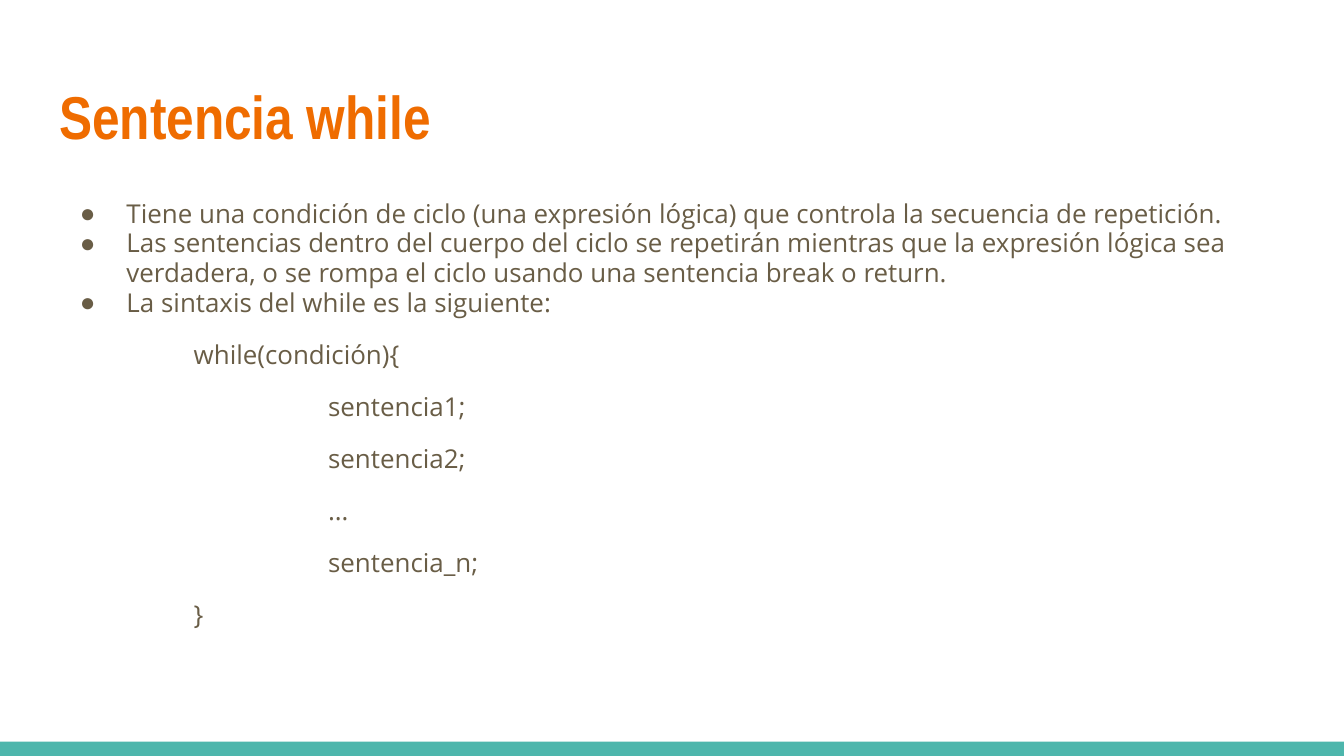
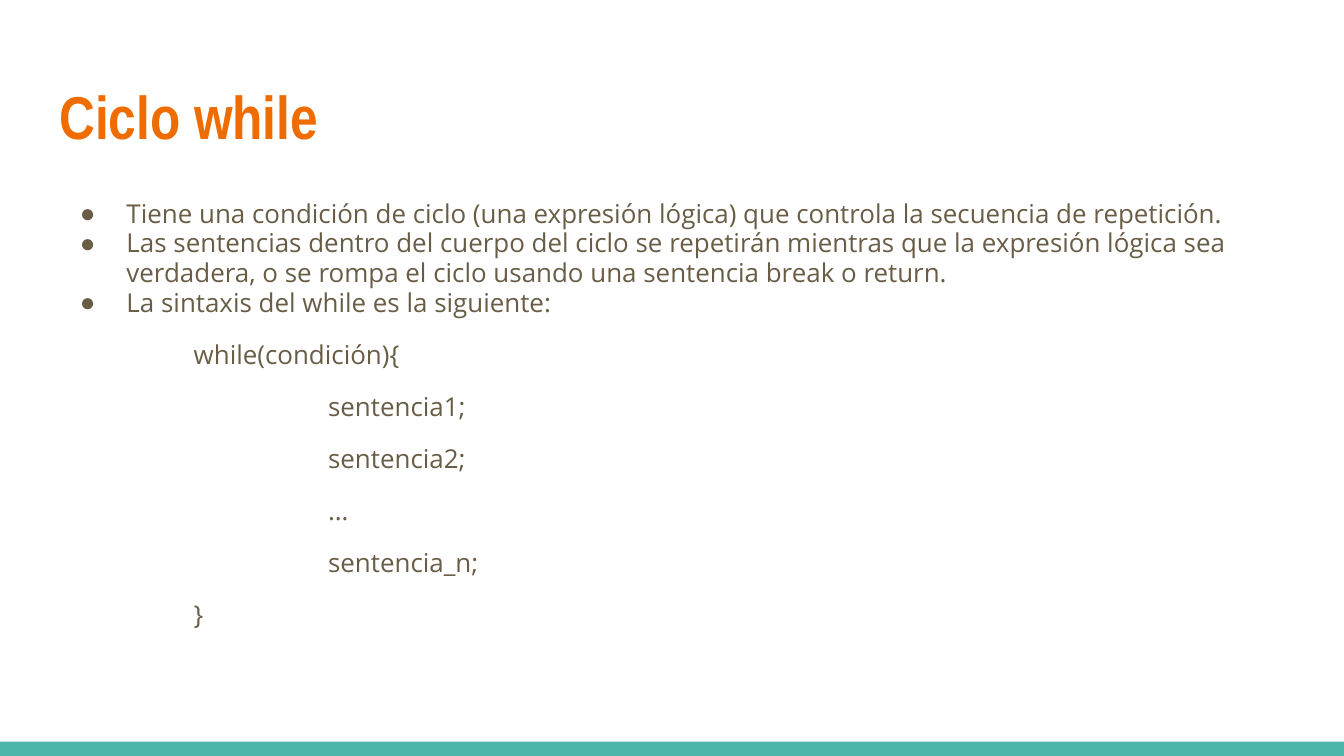
Before and after one commit to rayesro/BrunchyApp_POC, a slide deck: slide 39 of presentaciones/Programacion avanzada - 01 clase de repaso.pptx. Drawn at 1344x756 pixels with LibreOffice and Linux fonts; fonts in the diff are those of the drawing. Boxes give left, top, right and bottom in pixels: in the first picture for what was removed or moved away, otherwise in the second. Text is boxed around its words. In the diff, an @@ line names an element or a change of style, - is before the commit and + after.

```diff
--- a/presentaciones/Programacion avanzada - 01 clase de repaso.pptx
+++ b/presentaciones/Programacion avanzada - 01 clase de repaso.pptx
@@ title at box(59, 95, 318, 140): text changed @@
-Sentencia while
+Ciclo while
```
Also in this commit, not shown: 14 other slides changed, 15 other files.
